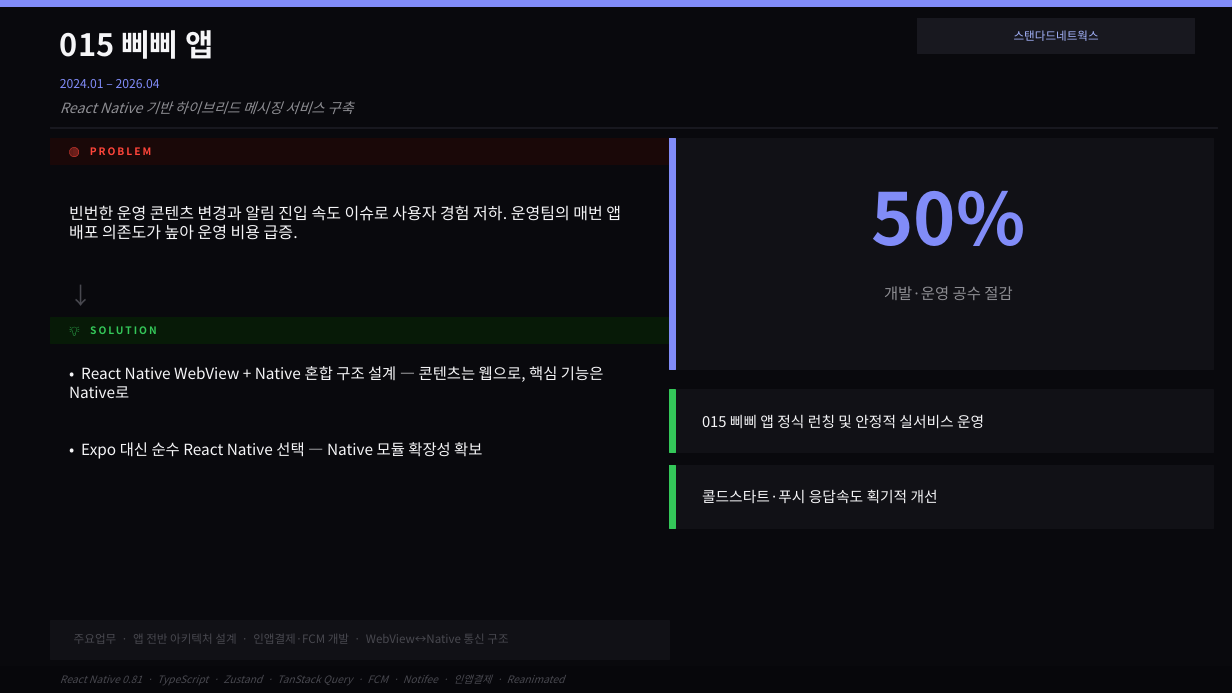
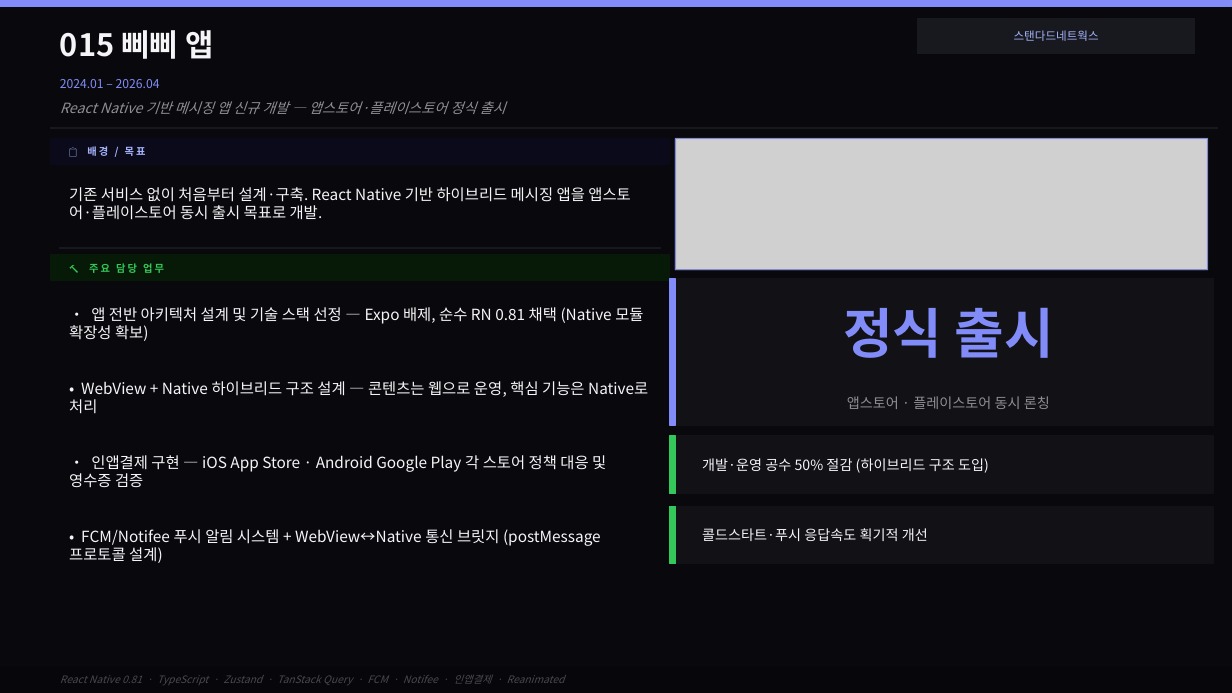
Before and after one commit to jinwonnnnnnn/jinwon-portfolio, a slide deck: slide 5 of apps/web/public/portfolio.pptx. Drawn at 1232x693 pixels with LibreOffice and Linux fonts; fonts in the diff are those of the drawing; grey boxes stand for pictures. Boxes give left, top, right and bottom in pixels: in the first picture for what was removed or moved away, otherwise in the second. Text is boxed around its words. In the diff, an @@ line names an element or a change of style, - is before the commit and + after.

```diff
--- a/apps/web/public/portfolio.pptx
+++ b/apps/web/public/portfolio.pptx
@@ text at <box>60,101,506,114</box>: text changed @@
-React Native 기반 하이브리드 메시징 서비스 구축
+React Native 기반 메시징 앱 신규 개발 — 앱스토어·플레이스토어 정식 출시
@@ rectangle at <box>51,139,670,165</box>: fill #1A0808 to #0A0A1A; outline #1A0808 1 pt to #0A0A1A 1 pt @@
@@ text at <box>87,146,146,156</box>: text changed; text colour #FF453A to #A5B4FC @@
-🔴 PROBLEM
+📋 배경 / 목표
@@ rectangle: place and size @@
-rectangle at <box>670,139,1214,370</box>
+rectangle at <box>676,139,1208,270</box>
@@ rectangle at <box>676,139,1208,270</box>: fill #111116 to none; outline #111116 1 pt to #818CF8 1 pt @@
@@ picture added at <box>676,139,1208,270</box> @@
@@ text at <box>69,187,630,220</box>: text changed; size 12.5 to 12 pt @@
-빈번한 운영 콘텐츠 변경과 알림 진입 속도 이슈로 사용자 경험 저하. 운영팀의 매번 앱 배포 의존도가 높아 운영 비용 급증.
+기존 서비스 없이 처음부터 설계·구축. React Native 기반 하이브리드 메시징 앱을 앱스토어·플레이스토어 동시 출시 목표로 개발.
@@ text removed at <box>871,190,1025,246</box> @@
-50%
@@ rectangle: place and size @@
-rectangle at <box>51,318,670,344</box>
+rectangle at <box>51,255,670,281</box>
@@ rectangle added at <box>60,248,661,249</box>, fill #18181F, outline #18181F 1 pt @@
@@ text at <box>89,263,164,273</box>: text changed @@
-💡 SOLUTION
+🔨 주요 담당 업무
@@ text removed at <box>60,279,97,312</box> @@
-↓
@@ rectangle: place and size @@
-rectangle at <box>670,390,1214,453</box>
+rectangle at <box>670,279,1214,425</box>
@@ rectangle: place and size @@
-rectangle at <box>670,139,676,370</box>
+rectangle at <box>670,279,676,425</box>
@@ text added at <box>69,307,643,341</box>, 12 pt, text #F5F5F7 @@
+• 앱 전반 아키텍처 설계 및 기술 스택 선정 — Expo 배제, 순수 RN 0.81 채택 (Native 모듈 확장성 확보)
@@ text added at <box>843,307,1054,358</box>, 42 pt, text #818CF8, bold @@
+정식 출시
@@ text at <box>69,381,648,414</box>: text changed @@
-• React Native WebView + Native 혼합 구조 설계 — 콘텐츠는 웹으로, 핵심 기능은 Native로
+• WebView + Native 하이브리드 구조 설계 — 콘텐츠는 웹으로 운영, 핵심 기능은 Native로 처리
@@ text removed at <box>702,414,984,428</box> @@
-015 삐삐 앱 정식 런칭 및 안정적 실서비스 운영
@@ text added at <box>847,396,1050,409</box>, 11 pt, text #8E8E93 @@
+앱스토어 · 플레이스토어 동시 론칭
@@ text removed at <box>81,442,482,459</box> @@
-• Expo 대신 순수 React Native 선택 — Native 모듈 확장성 확보
@@ rectangle: place and size @@
-rectangle at <box>670,466,1214,529</box>
+rectangle at <box>670,436,1214,494</box>
@@ rectangle: place and size @@
-rectangle at <box>670,466,676,529</box>
+rectangle at <box>670,436,676,494</box>
@@ text added at <box>69,455,606,488</box>, 12 pt, text #F5F5F7 @@
+• 인앱결제 구현 — iOS App Store · Android Google Play 각 스토어 정책 대응 및 영수증 검증
@@ text at <box>702,458,989,473</box>: text changed; size 12 to 11 pt; text colour #8E8E93 to #F5F5F7 @@
-개발·운영 공수 절감
+개발·운영 공수 50% 절감 (하이브리드 구조 도입)
@@ rectangle: place and size @@
-rectangle at <box>670,390,676,453</box>
+rectangle at <box>670,506,676,564</box>
@@ rectangle: place and size @@
-rectangle at <box>51,621,670,660</box>
+rectangle at <box>670,506,1214,564</box>
@@ text at <box>69,529,601,563</box>: text changed; size 9 to 12 pt; text colour #48484F to #F5F5F7 @@
-주요업무 · 앱 전반 아키텍처 설계 · 인앱결제·FCM 개발 · WebView↔Native 통신 구조
+• FCM/Notifee 푸시 알림 시스템 + WebView↔Native 통신 브릿지 (postMessage 프로토콜 설계)
@@ text "콜드스타트·푸시 응답속도 획기적 개선": place and size @@
-text "콜드스타트·푸시 응답속도 획기적 개선" at <box>702,489,938,503</box>
+text "콜드스타트·푸시 응답속도 획기적 개선" at <box>702,528,928,541</box>
@@ text "콜드스타트·푸시 응답속도 획기적 개선" at <box>702,528,928,541</box>: size 11.5 to 11 pt @@
```
Also in this commit, not shown: 5 other slides changed, 1 other file.
